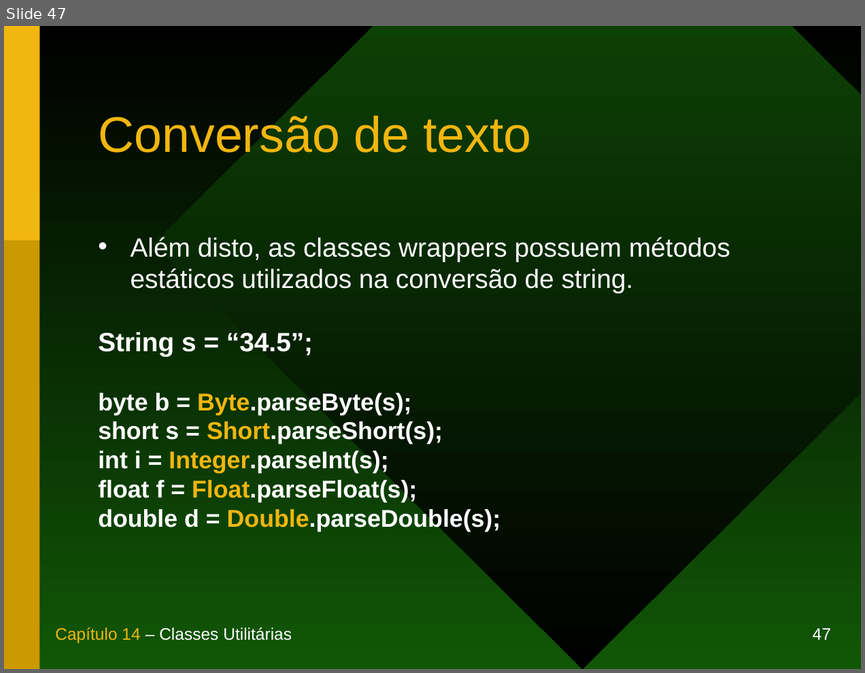
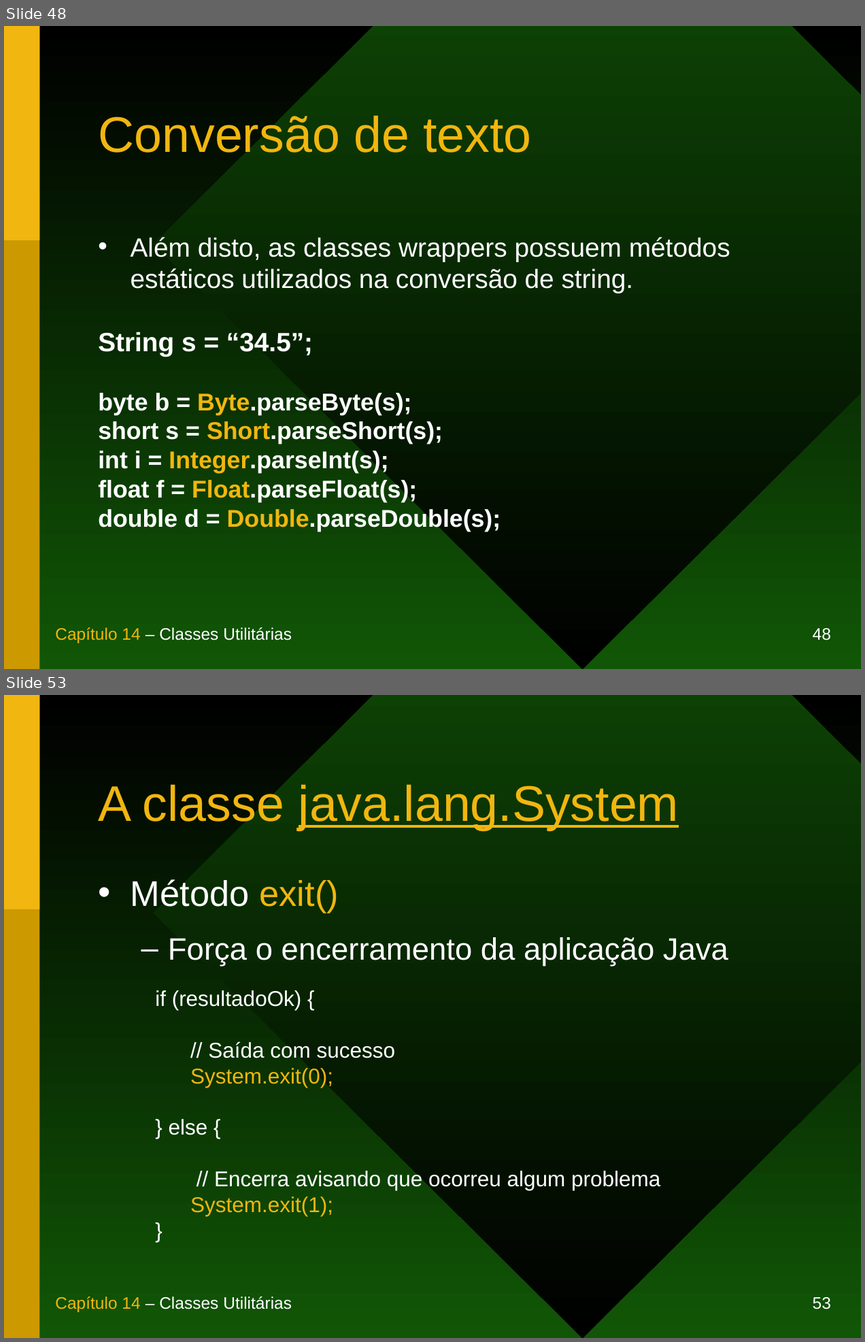
Before and after one commit to duchesqui/slzvieira-training, a slide deck: 1-Java-Programmer-Modulo-I/14.Capitulo14.ppt. Shown one above the other, each under a label of ours: slide 47 before the commit, slides 48 and 53 after it; the slides between them are not shown. The pictures are 865x673 and 865x1342 pixels, drawn with LibreOffice and Linux fonts; fonts in the diff are those of the drawing. Boxes give left, top, right and bottom in pixels: in the first picture for what was removed or moved away, otherwise in the second. Text is boxed around its words. In the diff, an @@ line names an element or a change of style, - is before the commit and + after.

```diff
--- a/1-Java-Programmer-Modulo-I/14.Capitulo14.ppt
+++ b/1-Java-Programmer-Modulo-I/14.Capitulo14.ppt
@@ slide 53 added at <box>4,695,861,1338</box>, background gradient #000000 to #115606; not listed: 5 template elements that a slide beside it also shows @@
@@ title added at <box>99,783,679,830</box>, 42 pt, text #F1B60F, underline @@
+A classe java.lang.System
@@ text added at <box>130,879,728,966</box>, 26 pt, text #FFFFFF @@
+• Método exit()
+  – Força o encerramento da aplicação Java
@@ text added at <box>155,990,660,1216</box>, 18 pt, text #FFFFFF @@
+if (resultadoOk) {
+// Saída com sucesso
+System.exit(0);
+} else {
+// Encerra avisando que ocorreu algum problema
+System.exit(1);
+}
@@ what was slide 47 is now slide 48 @@
@@ page number at <box>813,628,831,640</box>: text changed @@
-47
+48
```
Also in this commit, not shown: 2 slides changed, 20 other slides added.
